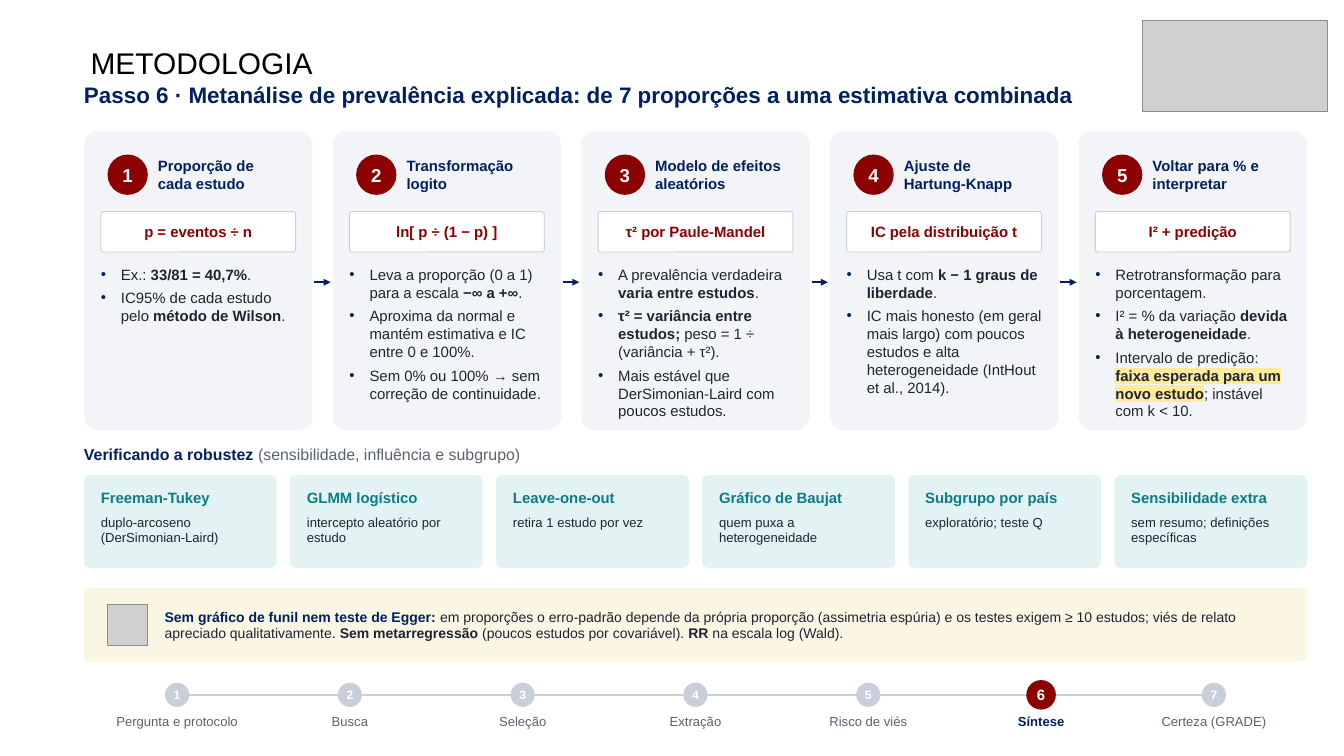
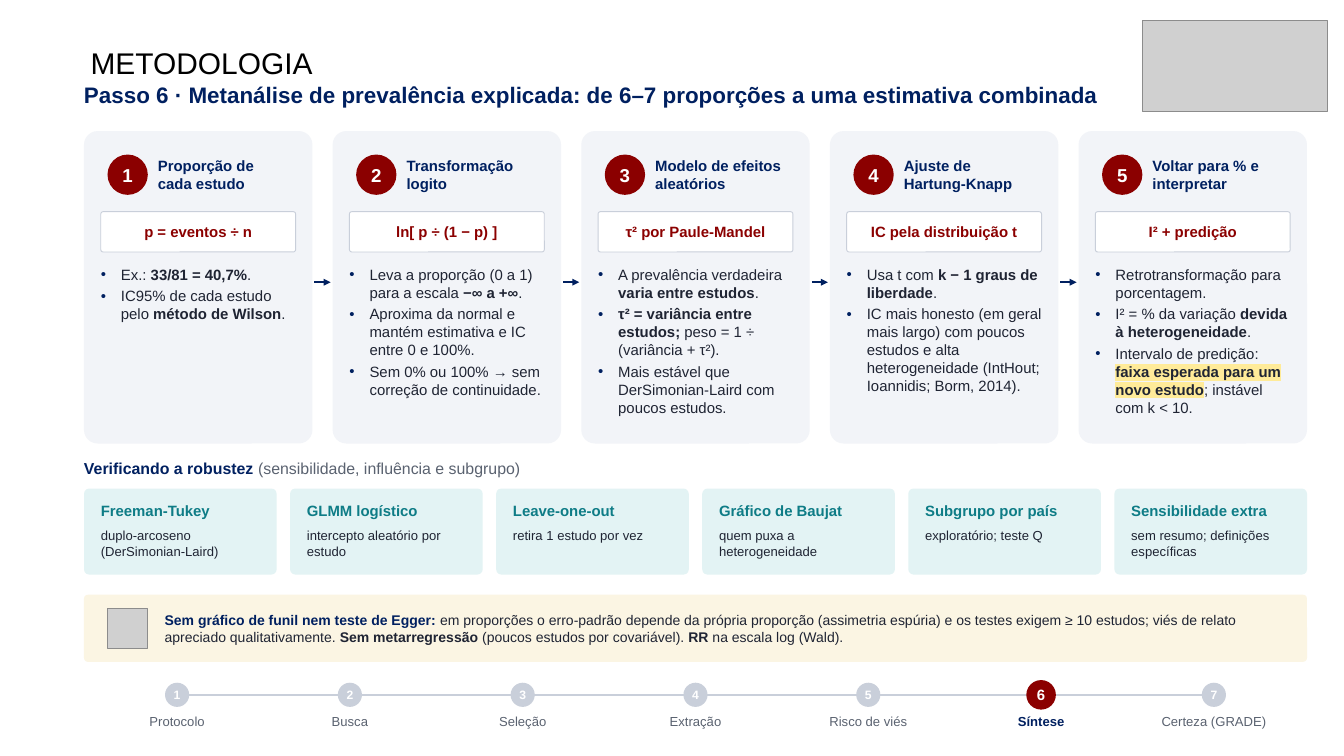
Before and after one commit to ravibuzz/IC-fumaca, a slide deck: slide 9 of apresentacao/SEMICA_Fumaca_Cirurgica_Baccaro.pptx. Drawn at 1344x756 pixels with LibreOffice and Linux fonts; fonts in the diff are those of the drawing; grey boxes stand for pictures; background and template pictures are left out. Boxes give left, top, right and bottom in pixels: in the first picture for what was removed or moved away, otherwise in the second. Text is boxed around its words. In the diff, an @@ line names an element or a change of style, - is before the commit and + after.

```diff
--- a/apresentacao/SEMICA_Fumaca_Cirurgica_Baccaro.pptx
+++ b/apresentacao/SEMICA_Fumaca_Cirurgica_Baccaro.pptx
@@ text at [84,86,1097,108]: text changed @@
-Passo 6 · Metanálise de prevalência explicada: de 7 proporções a uma estimativa combinada
+Passo 6 · Metanálise de prevalência explicada: de 6–7 proporções a uma estimativa combinada
@@ rounded rectangle: place and size @@
-rounded rectangle at [84,131,312,430]
+rounded rectangle at [84,131,312,444]
@@ rounded rectangle: place and size @@
-rounded rectangle at [333,131,561,430]
+rounded rectangle at [333,131,561,444]
@@ rounded rectangle: place and size @@
-rounded rectangle at [581,131,810,430]
+rounded rectangle at [581,131,810,444]
@@ rounded rectangle: place and size @@
-rounded rectangle at [830,131,1058,430]
+rounded rectangle at [830,131,1058,444]
@@ rounded rectangle: place and size @@
-rounded rectangle at [1079,131,1307,430]
+rounded rectangle at [1079,131,1307,444]
@@ less space between paragraphs in 4 elements at [121,269,286,322], [1115,269,1287,413], [370,269,541,398], [618,269,782,416] @@
@@ text at [867,308,1041,394]: text changed @@
-• IC mais honesto (em geral mais largo) com poucos estudos e alta heterogeneidade (IntHout et al., 2014).
+• IC mais honesto (em geral mais largo) com poucos estudos e alta heterogeneidade (IntHout; Ioannidis; Borm, 2014).
@@ rounded rectangle: place and size @@
-rounded rectangle at [84,475,277,568]
+rounded rectangle at [84,489,277,575]
@@ rounded rectangle: place and size @@
-rounded rectangle at [290,475,483,568]
+rounded rectangle at [290,489,483,575]
@@ rounded rectangle: place and size @@
-rounded rectangle at [496,475,689,568]
+rounded rectangle at [496,489,689,575]
@@ rounded rectangle: place and size @@
-rounded rectangle at [702,475,895,568]
+rounded rectangle at [702,489,895,575]
@@ rounded rectangle: place and size @@
-rounded rectangle at [909,475,1101,568]
+rounded rectangle at [909,489,1101,575]
@@ rounded rectangle: place and size @@
-rounded rectangle at [1114,475,1307,568]
+rounded rectangle at [1114,489,1307,575]
@@ 7 texts: place and size @@
-7 texts at [84,448,1267,506]
+7 texts at [84,462,1267,519]
@@ text "duplo-arcoseno (DerSimonian-Laird)": place and size @@
-text "duplo-arcoseno (DerSimonian-Laird)" at [101,517,219,545]
+text "duplo-arcoseno (DerSimonian-Laird)" at [101,530,219,559]
@@ text "intercepto aleatório por estudo": place and size @@
-text "intercepto aleatório por estudo" at [307,517,441,542]
+text "intercepto aleatório por estudo" at [307,530,441,556]
@@ text "retira 1 estudo por vez": place and size @@
-text "retira 1 estudo por vez" at [513,517,643,530]
+text "retira 1 estudo por vez" at [513,530,643,543]
@@ text "quem puxa a heterogeneidade": place and size @@
-text "quem puxa a heterogeneidade" at [719,520,817,545]
+text "quem puxa a heterogeneidade" at [719,533,817,559]
@@ text "exploratório; teste Q": place and size @@
-text "exploratório; teste Q" at [925,517,1043,530]
+text "exploratório; teste Q" at [925,530,1043,543]
@@ text "sem resumo; definições específicas": place and size @@
-text "sem resumo; definições específicas" at [1131,517,1269,545]
+text "sem resumo; definições específicas" at [1131,530,1269,559]
@@ rounded rectangle: place and size @@
-rounded rectangle at [84,588,1307,662]
+rounded rectangle at [84,595,1307,662]
@@ text "Sem gráfico de funil nem ...": place and size @@
-text "Sem gráfico de funil nem ..." at [165,611,1236,641]
+text "Sem gráfico de funil nem ..." at [165,614,1236,645]
@@ text at [149,716,204,726]: text changed @@
-Pergunta e protocolo
+Protocolo
```
Also in this commit, not shown: 20 other slides changed, 14 other files.
